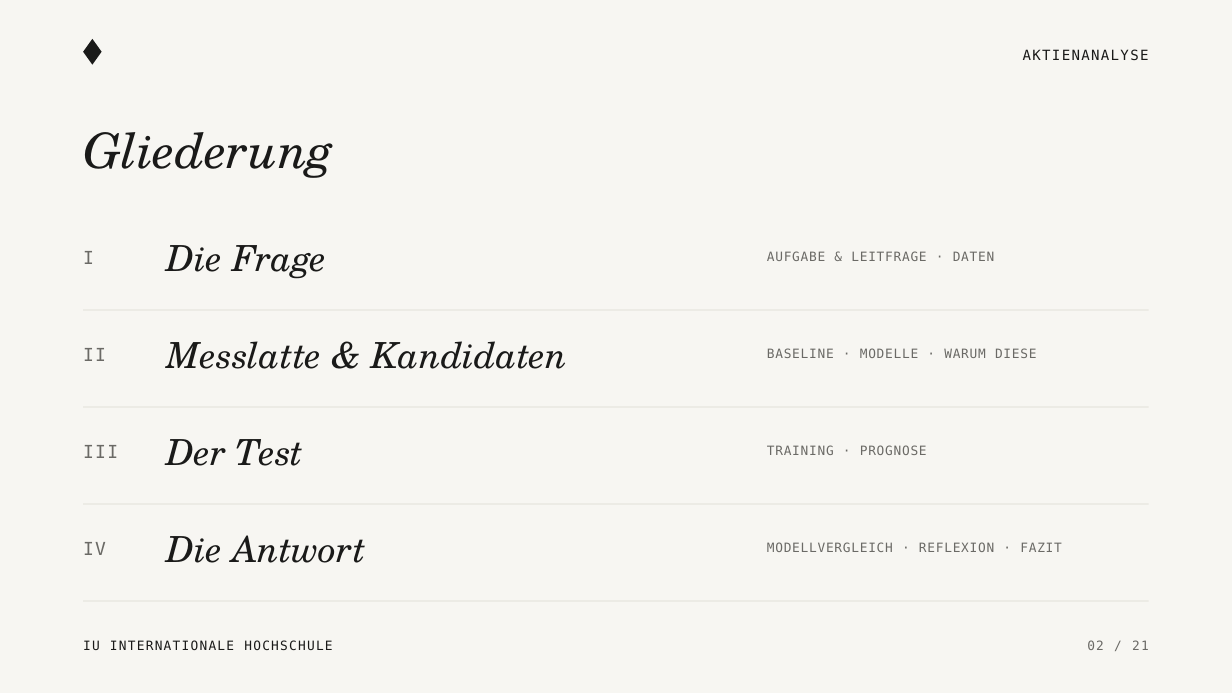
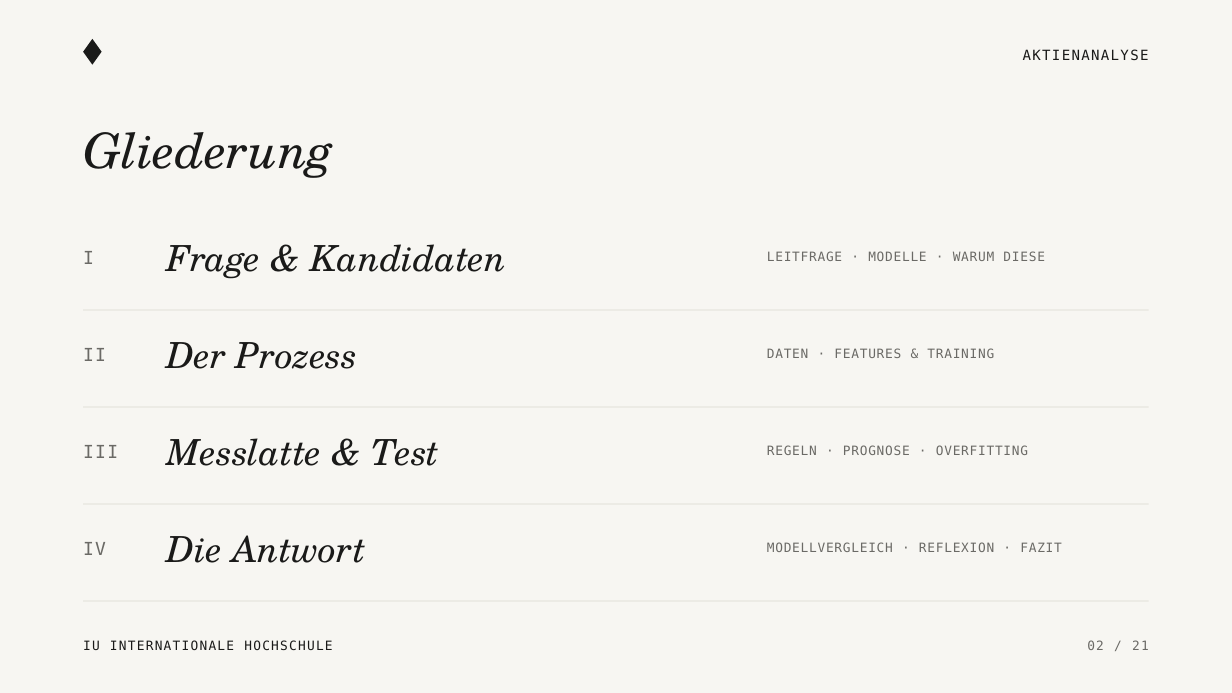
Before and after one commit to KonstantinosLamprou/stockanalysis, a slide deck: slide 2 of presentation/Aktienanalyse_Praesentation.pptx. Drawn at 1232x693 pixels with LibreOffice and Linux fonts; fonts in the diff are those of the drawing. Boxes give left, top, right and bottom in pixels: in the first picture for what was removed or moved away, otherwise in the second. Text is boxed around its words. In the diff, an @@ line names an element or a change of style, - is before the commit and + after.

```diff
--- a/presentation/Aktienanalyse_Praesentation.pptx
+++ b/presentation/Aktienanalyse_Praesentation.pptx
@@ text at (166, 244, 507, 279): text changed @@
-Die Frage
+Frage & Kandidaten
@@ text at (767, 251, 1045, 261): text changed @@
-AUFGABE & LEITFRAGE · DATEN
+LEITFRAGE · MODELLE · WARUM DIESE
@@ text at (166, 342, 358, 369): text changed @@
-Messlatte & Kandidaten
+Der Prozess
@@ text at (767, 348, 994, 358): text changed @@
-BASELINE · MODELLE · WARUM DIESE
+DATEN · FEATURES & TRAINING
@@ text at (166, 438, 439, 466): text changed @@
-Der Test
+Messlatte & Test
@@ text at (767, 445, 1028, 455): text changed @@
-TRAINING · PROGNOSE
+REGELN · PROGNOSE · OVERFITTING
```
Also in this commit, not shown: 12 other slides changed, 2 slides added, 2 slides removed, 3 other files.
